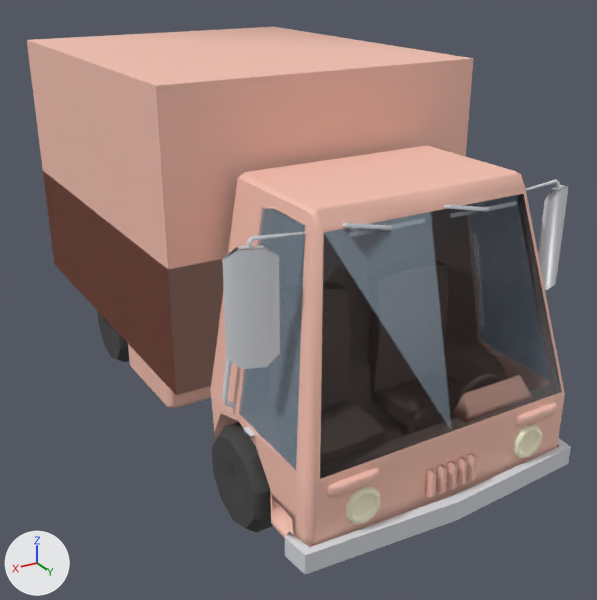
The glTF model media/3D_Assets/Vehicles/KFB_CVP1/KFB_CVP1_truck.glb: old version first, new version second.
Rendered twice from a 50 mm lens placed at (2.97, 4.25, 2.98), pointed at (-0.04, -0.76, 0.48). Arrows for +X, +Y and +Z are at lower left; the lights stay in place. The picture after the commit comes second. Where no turn or scale is listed for an object, it has been applied to the vertices.

The first picture shows 'Blinker', 'Blinker.2', 'BumperFront', 'Cabin', 'Case', 'CaseOpen', 'DoorR', 'Glass.2', 'MirrorCase', 'MirrorCase.2', 'TankR', 'WheelFR', 'WindowFront.1', 'grille' and 11 more.
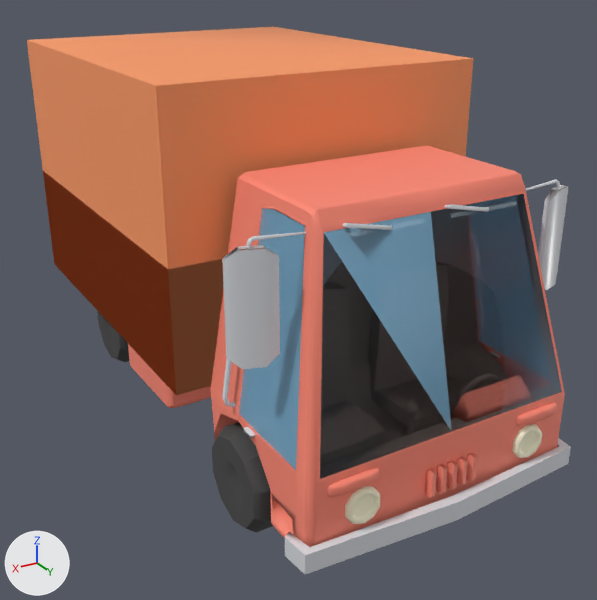
Where the change shows, as pixel boxes (x1, y1, x2, y2) in the pictures (597 x 600 px):
'Case', recoloured (beige to orange): (27, 27, 473, 395) in both
'WindowFront.1', recoloured: (320, 194, 562, 479) in both
'Cabin', recoloured (beige to red): (211, 146, 565, 547) in both
'Glass.2', recoloured: (239, 208, 305, 470) in both
'CaseOpen', recoloured (beige to orange): (43, 172, 223, 395) in both
'DoorR', recoloured: (237, 205, 307, 514) in both
'TankR', recoloured (beige to red): (128, 344, 211, 408) in both
'grille', recoloured (beige to red): (425, 453, 477, 498) in both
'Blinker', recoloured (beige to red): (327, 468, 379, 497) in both
'Blinker.2', recoloured (beige to red): (516, 402, 557, 426) in both

Diff of the bpy script that builds the scene:
```diff
--- a/media/3D_Assets/Vehicles/KFB_CVP1/KFB_CVP1_truck.glb.py
+++ b/media/3D_Assets/Vehicles/KFB_CVP1/KFB_CVP1_truck.glb.py
@@ mat_kfb_body @@
 mat_kfb_body = principled_material('kfb_body')
-mat_kfb_body.base_color = (0.95, 0.55, 0.45)  # beige #f9c4b3
+mat_kfb_body.base_color = (1.0, 0.254, 0.178)  # red #ff8a75
 mat_kfb_body.roughness = 0.6
@@ mat_kfb_glass_tinted @@
 mat_kfb_glass_tinted = principled_material('kfb_glass_tinted')
-mat_kfb_glass_tinted.base_color = (0.3, 0.4, 0.5)  # greyish blue #95aabc
+mat_kfb_glass_tinted.base_color = (0.262, 0.597, 0.871)  # blue #8ccbf0
 mat_kfb_glass_tinted.roughness = 0.1
@@ mat_kfb_body_2 @@
+mat_kfb_body_2 = principled_material('kfb_body_2')
+mat_kfb_body_2.base_color = (1.0, 0.323, 0.122)  # orange #ff9a62
+mat_kfb_body_2.roughness = 0.6
@@ me_case @@
 me_case.from_pydata(...)  # 16 vertices, 28 faces; spans x -1.19..1.19, y -1.43..1.43, z -0.91..1.1
-me_case.materials.append(mat_kfb_body)  # beige #f9c4b3
+me_case.materials.append(mat_kfb_body_2)  # orange #ff9a62
@@ me_caseopen @@
 me_caseopen.from_pydata(...)  # 16 vertices, 28 faces; spans x -1.19..1.19, y -1.43..1.43, z -0.91..-0.01
-me_caseopen.materials.append(mat_kfb_body)  # beige #f9c4b3
+me_caseopen.materials.append(mat_kfb_body_2)  # orange #ff9a62
```
